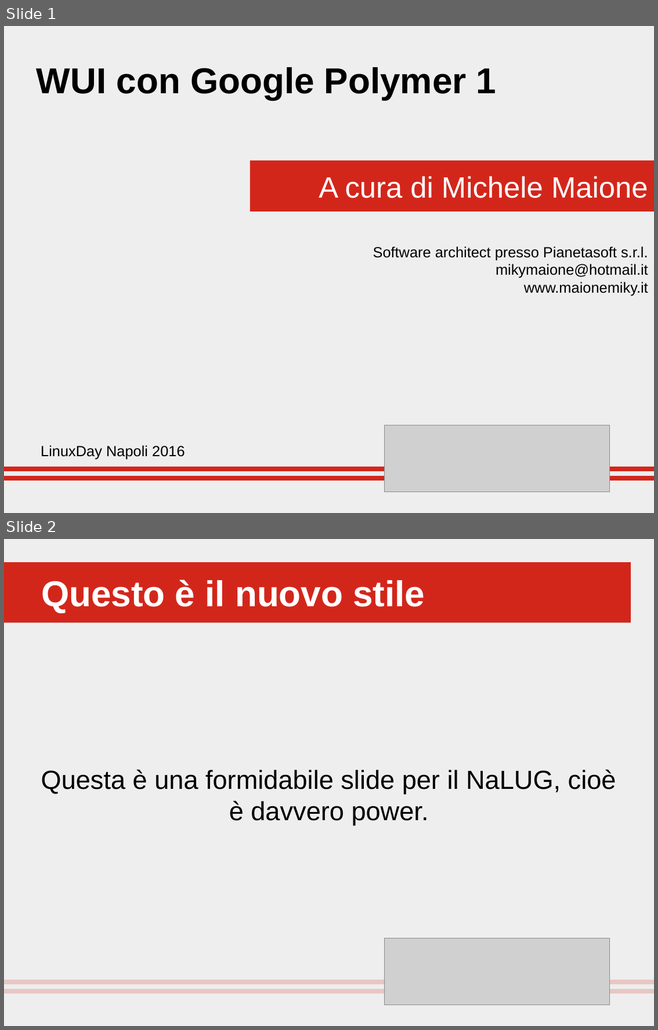
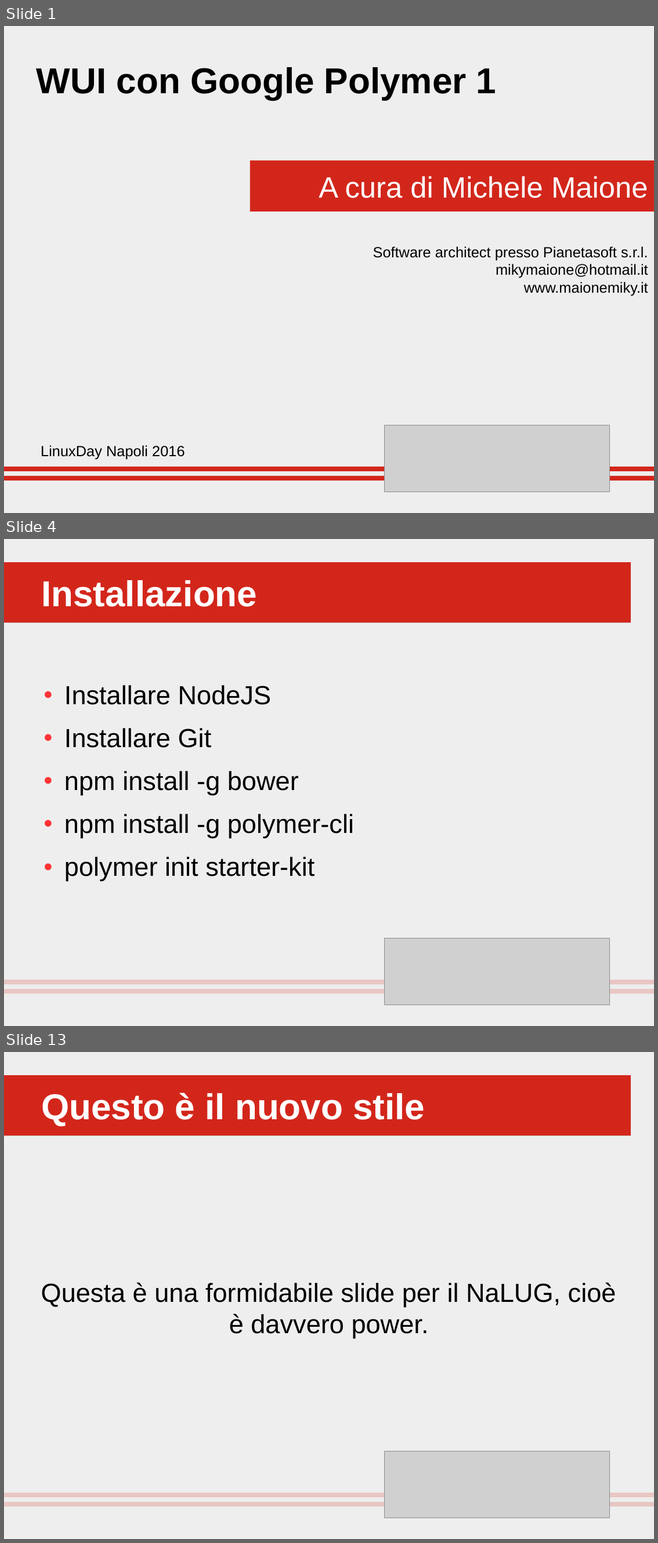
Before and after one commit to mikymaione/PolyPhoneBook, a slide deck: Docs/polymer.odp. Shown one above the other, each under a label of ours: slides 1 and 2 before the commit, slides 1, 4 and 13 after it; the slides between them are not shown. The pictures are 658x1030 and 658x1543 pixels, drawn with LibreOffice and Linux fonts; fonts in the diff are those of the drawing; grey boxes stand for pictures. Boxes give left, top, right and bottom in pixels: in the first picture for what was removed or moved away, otherwise in the second. Text is boxed around its words. In the diff, an @@ line names an element or a change of style, - is before the commit and + after.

```diff
--- a/Docs/polymer.odp
+++ b/Docs/polymer.odp
@@ slide 4 added at [4,539,654,1026], background #EEEEEE @@
@@ title added at [4,562,630,622], fill #D3261B, 44 pt, text #FFFFFF, bold @@
+Installazione
@@ title added at [36,580,252,607], 44 pt, text #FFFFFF, bold @@
+Perché sono cosi forti:
@@ text added at [64,685,354,881], 32 pt, text #000000 @@
+● Installare NodeJS
+● Installare Git
+● npm install -g bower
+● npm install -g polymer-cli
+● polymer init starter-kit
@@ group added at [4,938,654,1005]: 4 rectangles, 1 picture @@
@@ what was slide 2 is now slide 13 @@
```
Also in this commit, not shown: 10 other slides added, 33 other files.
